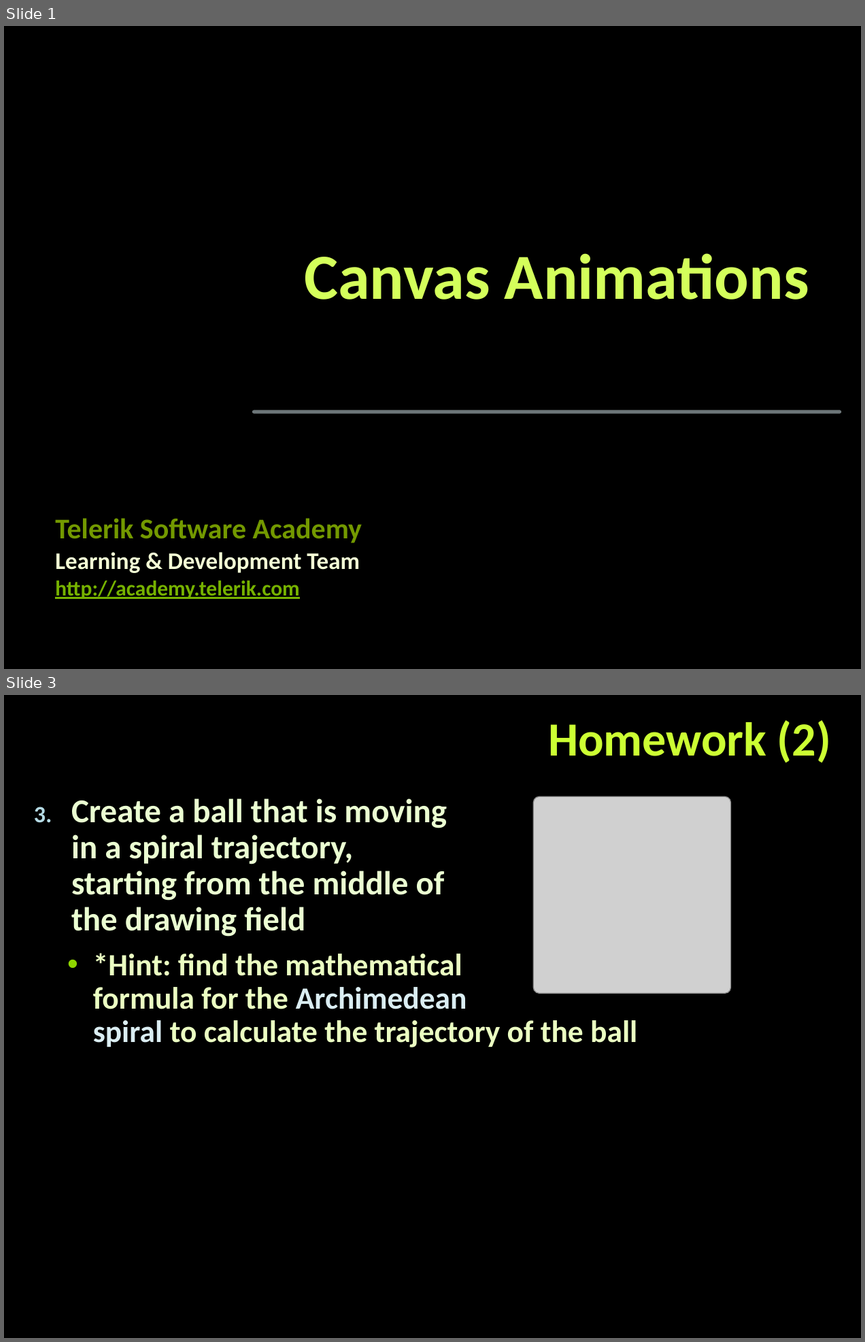
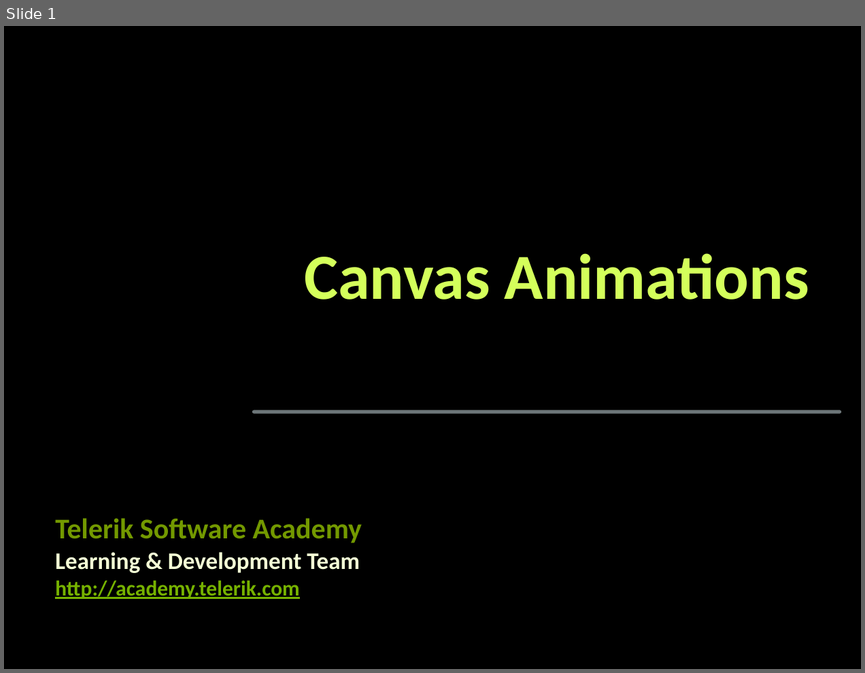
Before and after one commit to StefanSinapov/TelerikAcademy, a slide deck: 8. JavaScript UI & DOM/Lectures/06. Canvas-Animations.pptx. Shown one above the other, each under a label of ours: slides 1 and 3 before the commit, slide 1 after it; the slides between them are not shown. The pictures are 865x1342 and 865x673 pixels, drawn with LibreOffice and Linux fonts; fonts in the diff are those of the drawing; grey boxes stand for pictures; background and template pictures are left out. Boxes give left, top, right and bottom in pixels: in the first picture for what was removed or moved away, otherwise in the second. Text is boxed around its words. In the diff, an @@ line names an element or a change of style, - is before the commit and + after.

```diff
--- a/8. JavaScript UI & DOM/Lectures/06. Canvas-Animations.pptx
+++ b/8. JavaScript UI & DOM/Lectures/06. Canvas-Animations.pptx
@@ slide 3 removed at (4,695,861,1338), background picture (left out) @@
@@ title removed at (548,720,831,763) @@
-Homework (2)
@@ picture removed at (534,796,730,992) @@
@@ text removed at (71,798,637,1047) @@
-3. Create a ball that is moving
-   in a spiral trajectory,
-   starting from the middle of
-   the drawing field
-  • *Hint: find the mathematical
-    formula for the Archimedean
-    spiral to calculate the trajectory of the ball
```
Also in this commit, not shown: 1 slide changed, 17 other files.
